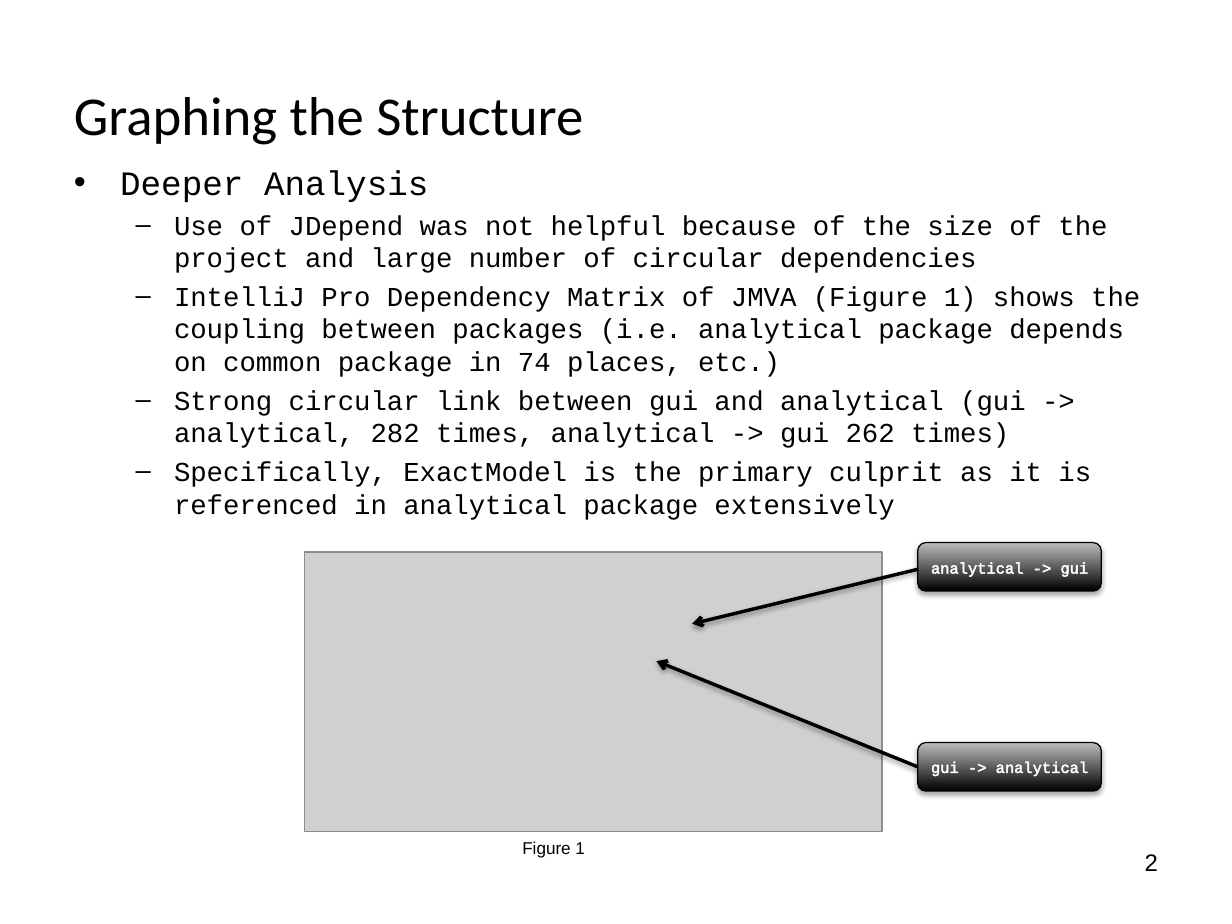
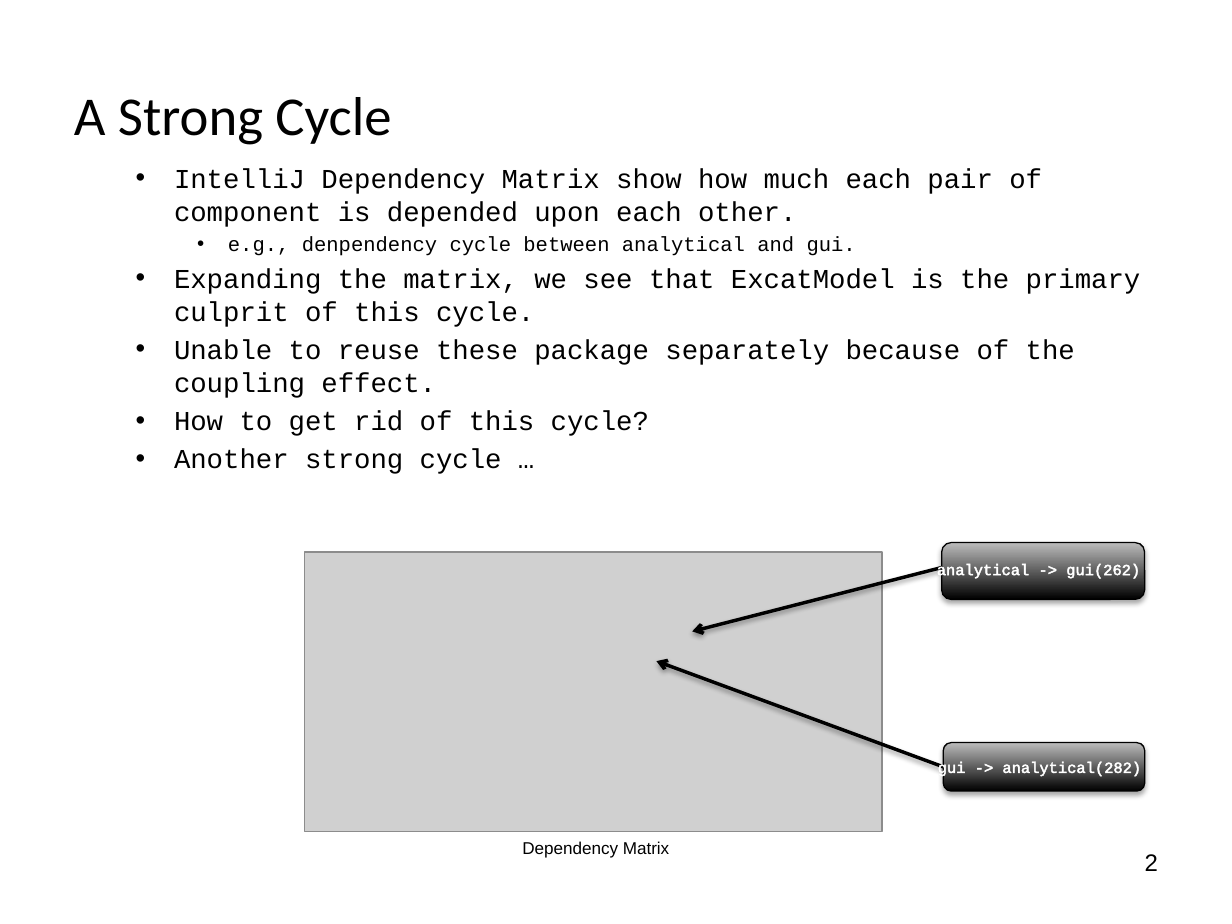
Before and after one commit to pavelgrib/SE_CW1, a slide deck: slide 5 of jmva_presentation.pptx (slide 4 before the commit). Drawn at 1232x924 pixels with LibreOffice and Linux fonts; fonts in the diff are those of the drawing; grey boxes stand for pictures; background and template pictures are left out. Boxes give left, top, right and bottom in pixels: in the first picture for what was removed or moved away, otherwise in the second. Text is boxed around its words. In the diff, an @@ line names an element or a change of style, - is before the commit and + after.

Commit message:
change
new slide for Yang and some modification on dependency matrix slide

```diff
--- a/jmva_presentation.pptx
+++ b/jmva_presentation.pptx
@@ title at [74, 97, 391, 145]: text changed @@
-Graphing the Structure
+A Strong Cycle
@@ text at [174, 169, 1141, 474]: text changed @@
-• Deeper Analysis
-  – Use of JDepend was not helpful because of the size of the project and large number of circular dependencies
-  – IntelliJ Pro Dependency Matrix of JMVA (Figure 1) shows the coupling between packages (i.e. analytical package depends on common package in 74 places, etc.)
-  – Strong circular link between gui and analytical (gui -> analytical, 282 times, analytical -> gui 262 times)
-  – Specifically, ExactModel is the primary culprit as it is referenced in analytical package extensively
+  • IntelliJ Dependency Matrix show how much each pair of component is depended upon each other.
+    • e.g., denpendency cycle between analytical and gui.
+  • Expanding the matrix, we see that ExcatModel is the primary culprit of this cycle.
+  • Unable to reuse these package separately because of the coupling effect.
+  • How to get rid of this cycle?
+  • Another strong cycle …
@@ arrow moved from (918, 569) - (692, 623) to (941, 568) - (692, 631) @@
@@ text at [937, 563, 1140, 579]: text changed @@
-analytical -> gui
+analytical -> gui(262)
@@ rounded rectangle: place and size @@
-rounded rectangle at [918, 542, 1101, 590]
+rounded rectangle at [941, 542, 1145, 599]
@@ arrow moved from (918, 766) - (657, 662) to (944, 766) - (657, 662) @@
@@ rounded rectangle: place and size @@
-rounded rectangle at [918, 743, 1101, 791]
+rounded rectangle at [944, 743, 1146, 791]
@@ text at [938, 761, 1141, 777]: text changed @@
-gui -> analytical
+gui -> analytical(282)
@@ text at [522, 841, 669, 858]: text changed @@
-Figure 1
+Dependency Matrix
```
Also in this commit, not shown: 2 other slides changed.
